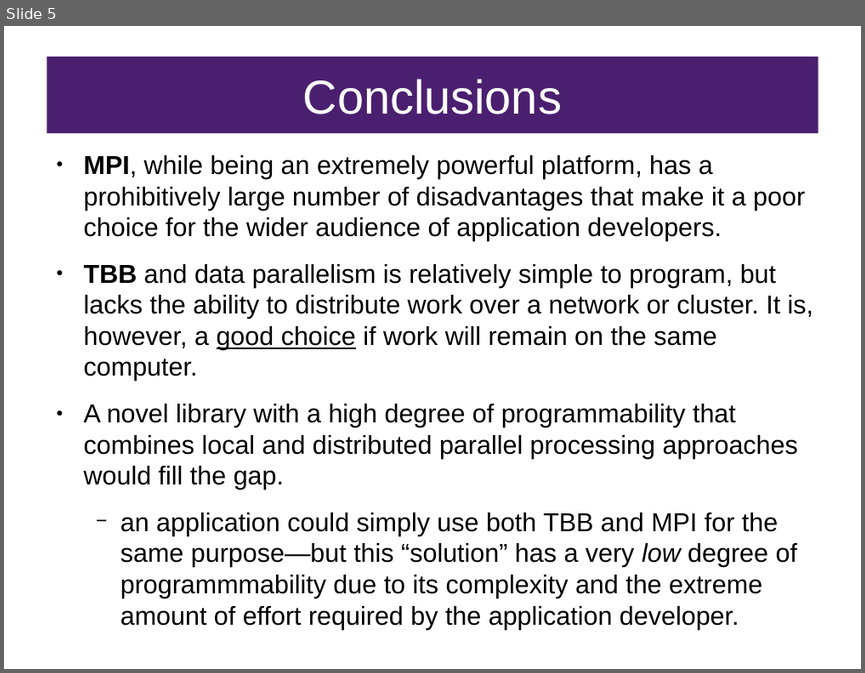
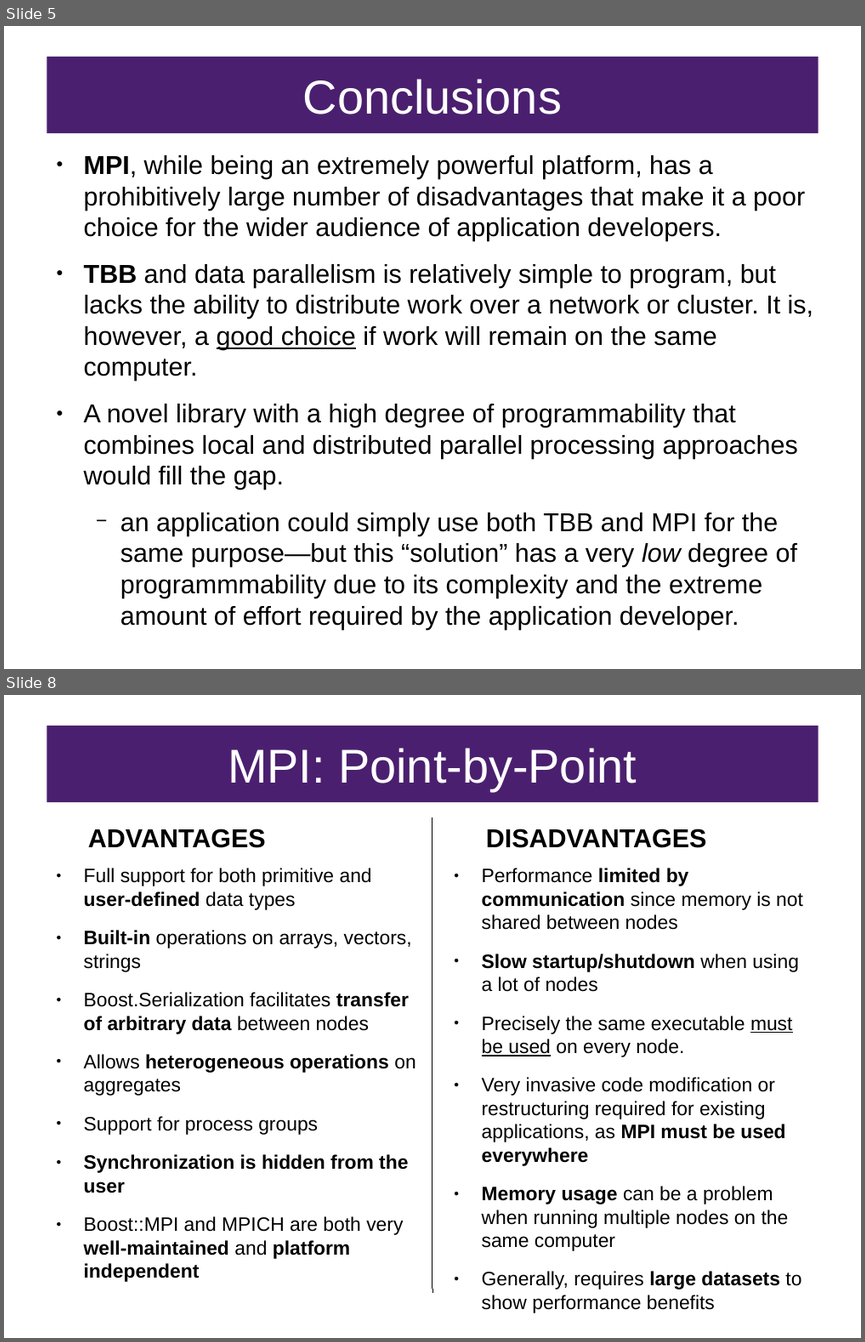
Before and after one commit to FractalDesigns/cowichan-1, a slide deck: poster/slides.odp. Shown one above the other, each under a label of ours: slide 5 before the commit, slides 5 and 8 after it; the slides between them are not shown. The pictures are 865x673 and 865x1342 pixels, drawn with LibreOffice and Linux fonts; fonts in the diff are those of the drawing. Boxes give left, top, right and bottom in pixels: in the first picture for what was removed or moved away, otherwise in the second. Text is boxed around its words. In the diff, an @@ line names an element or a change of style, - is before the commit and + after.

```diff
--- a/poster/slides.odp
+++ b/poster/slides.odp
@@ slide 8 added at (4,695,861,1338), background #FFFFFF @@
@@ title added at (46,726,818,801), fill #4B1F6F, 44 pt, text #FFFFFF @@
+MPI: Point-by-Point
@@ line added from (432, 817) to (432, 1292), #000000 0 pt @@
@@ text added at (88,828,266,848), 24 pt, text #000000, bold @@
+ADVANTAGES
@@ text added at (486,828,707,848), 24 pt, text #000000, bold @@
+DISADVANTAGES
@@ text added at (84,868,415,1281), 18 pt, text #000000 @@
+● Full support for both primitive and user-defined data types
+● Built-in operations on arrays, vectors, strings
+● Boost.Serialization facilitates transfer of arbitrary data between nodes
+● Allows heterogeneous operations on aggregates
+● Support for process groups
+● Synchronization is hidden from the user
+● Boost::MPI and MPICH are both very well-maintained and platform independent
@@ text added at (482,868,803,1289), 18 pt, text #000000 @@
+● Performance limited by communication since memory is not shared between nodes
+● Slow startup/shutdown when using a lot of nodes
+● Precisely the same executable must be used on every node.
+● Very invasive code modification or restructuring required for existing applications, as MPI must be used everywhere
+● Memory usage can be a problem when running multiple nodes on the same computer
+● Generally, requires large datasets to show performance benefits
```
Also in this commit, not shown: 1 slide changed, 3 other slides added.
